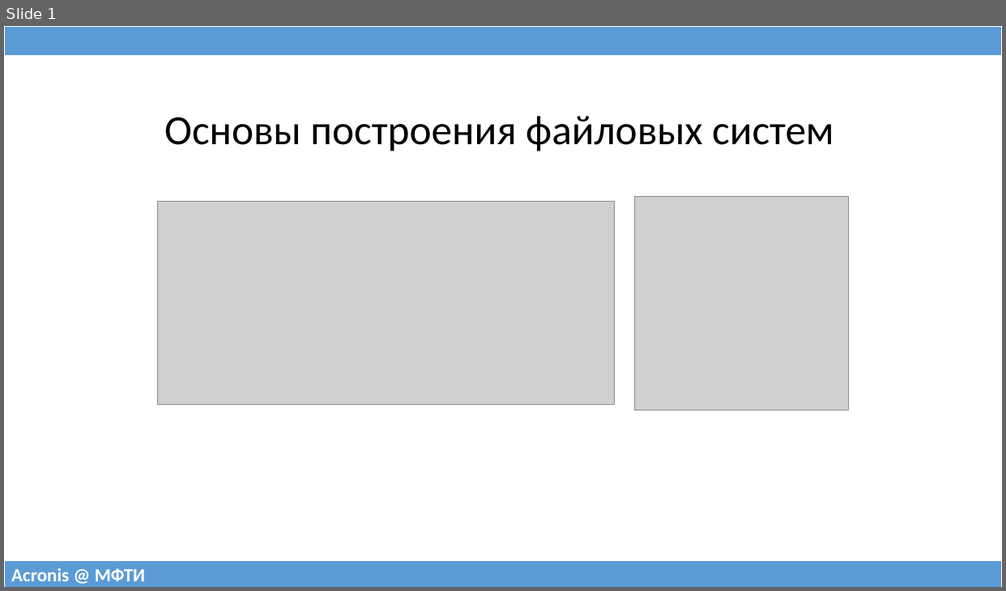
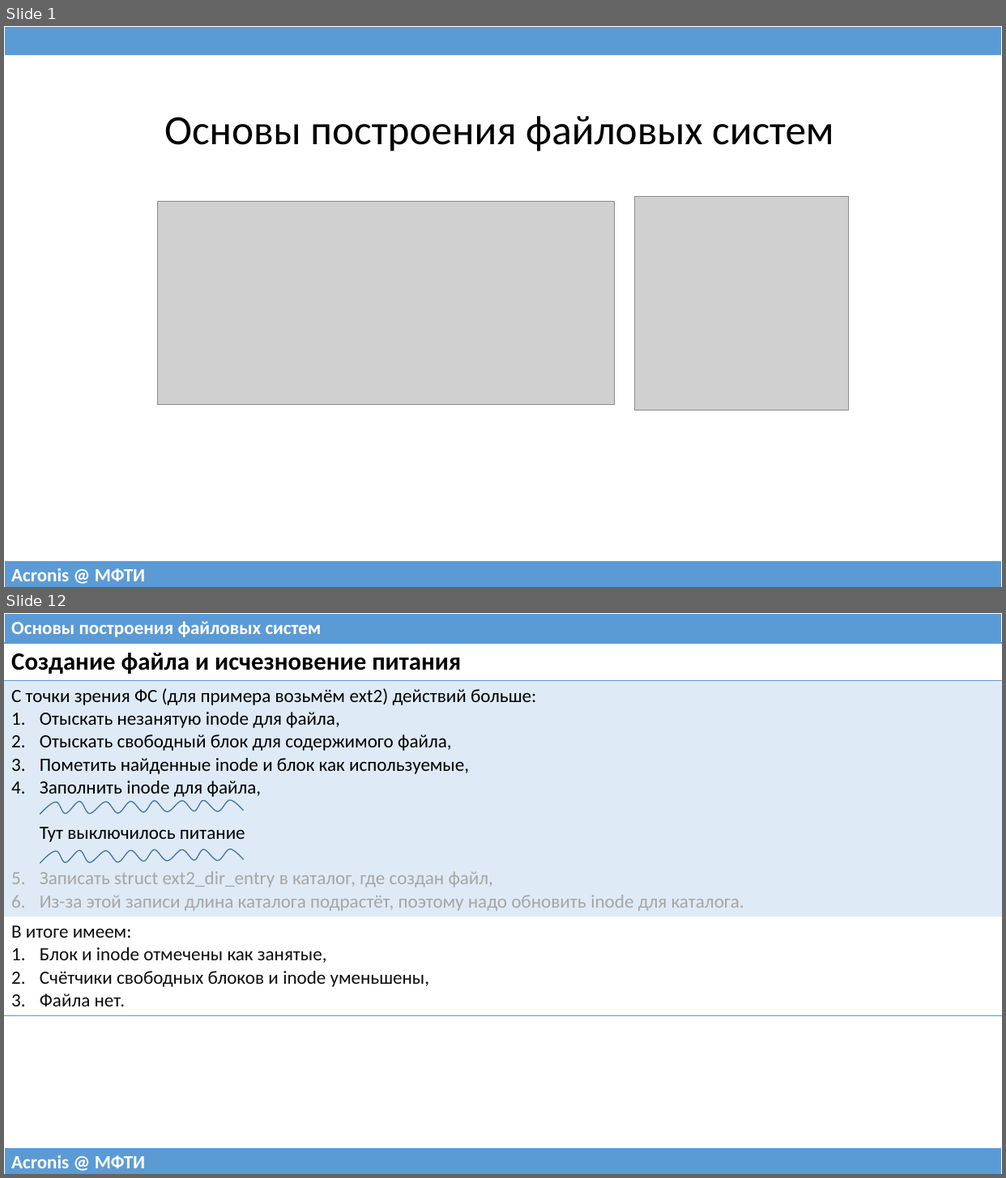
Before and after one commit to 75cc8545e7b021ed280ed0ef99fc7fc4/filesystems-101, a slide deck: talks/src/class04.pptx. Shown one above the other, each under a label of ours: slide 1 before the commit, slides 1 and 12 after it; the slides between them are not shown. The pictures are 1006x591 and 1006x1178 pixels, drawn with LibreOffice and Linux fonts; fonts in the diff are those of the drawing; grey boxes stand for pictures. Boxes give left, top, right and bottom in pixels: in the first picture for what was removed or moved away, otherwise in the second. Text is boxed around its words. In the diff, an @@ line names an element or a change of style, - is before the commit and + after.

```diff
--- a/talks/src/class04.pptx
+++ b/talks/src/class04.pptx
@@ slide 12 added at (4, 613, 1002, 1174), background #FFFFFF @@
@@ table added at (4, 613, 1002, 643), 1 rows, 1 columns @@
+Основы построения файловых систем
@@ table added at (4, 643, 1002, 1010), 3 rows, 1 columns @@
+Создание файла и исчезновение питания
+С точки зрения ФС (для примера возьмём ext2) действий больше: / Отыскать незанятую inode для файла, / Отыскать свободный блок для содержимого файла, / Пометить найденные inode и блок как используемые, / Заполнить inode для файла, Тут выключилось питание / Записать struct ext2_dir_entry в каталог, где создан файл, / Из-за этой записи длина каталога подрастёт, поэтому надо обновить inode для каталога.
+В итоге имеем: / Блок и inode отмечены как занятые, / Счётчики свободных блоков и inode уменьшены, / Файла нет.
@@ freeform shape added at (40, 800, 244, 815), outline #43739E 1 pt @@
@@ freeform shape added at (40, 850, 244, 864), outline #43739E 1 pt @@
@@ table added at (4, 1148, 1002, 1174), 1 rows, 1 columns @@
+Acronis @ МФТИ
```
Also in this commit, not shown: 2 slides changed, 32 other slides added, 27 slides removed, 2 other files.
